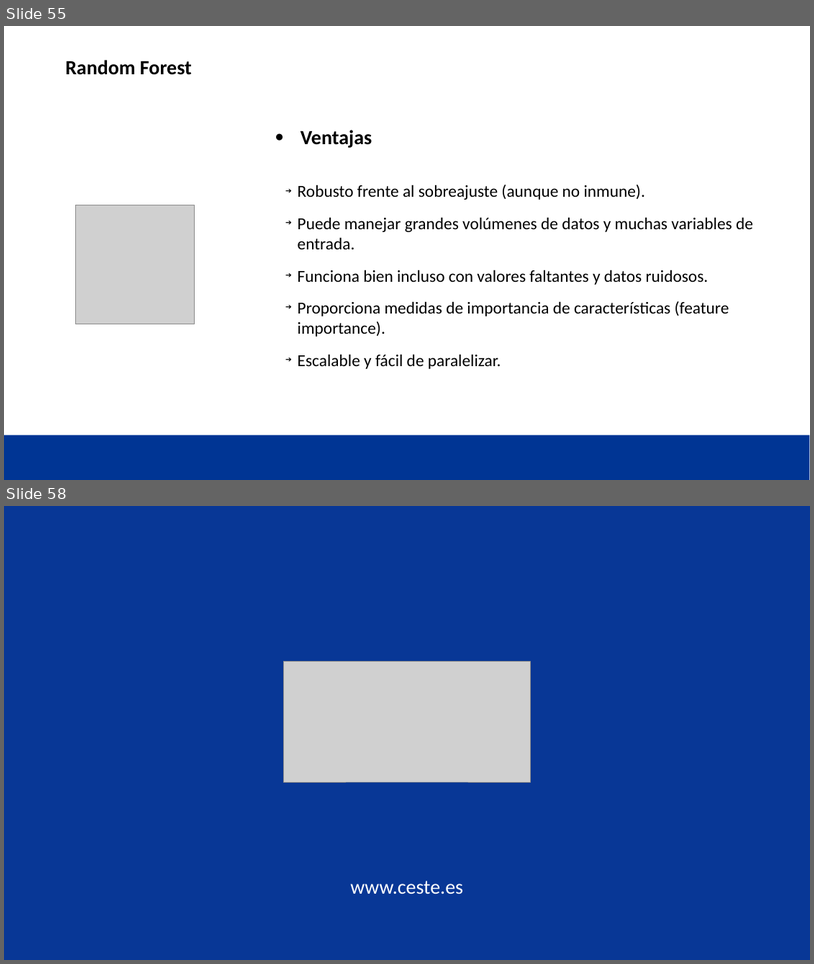
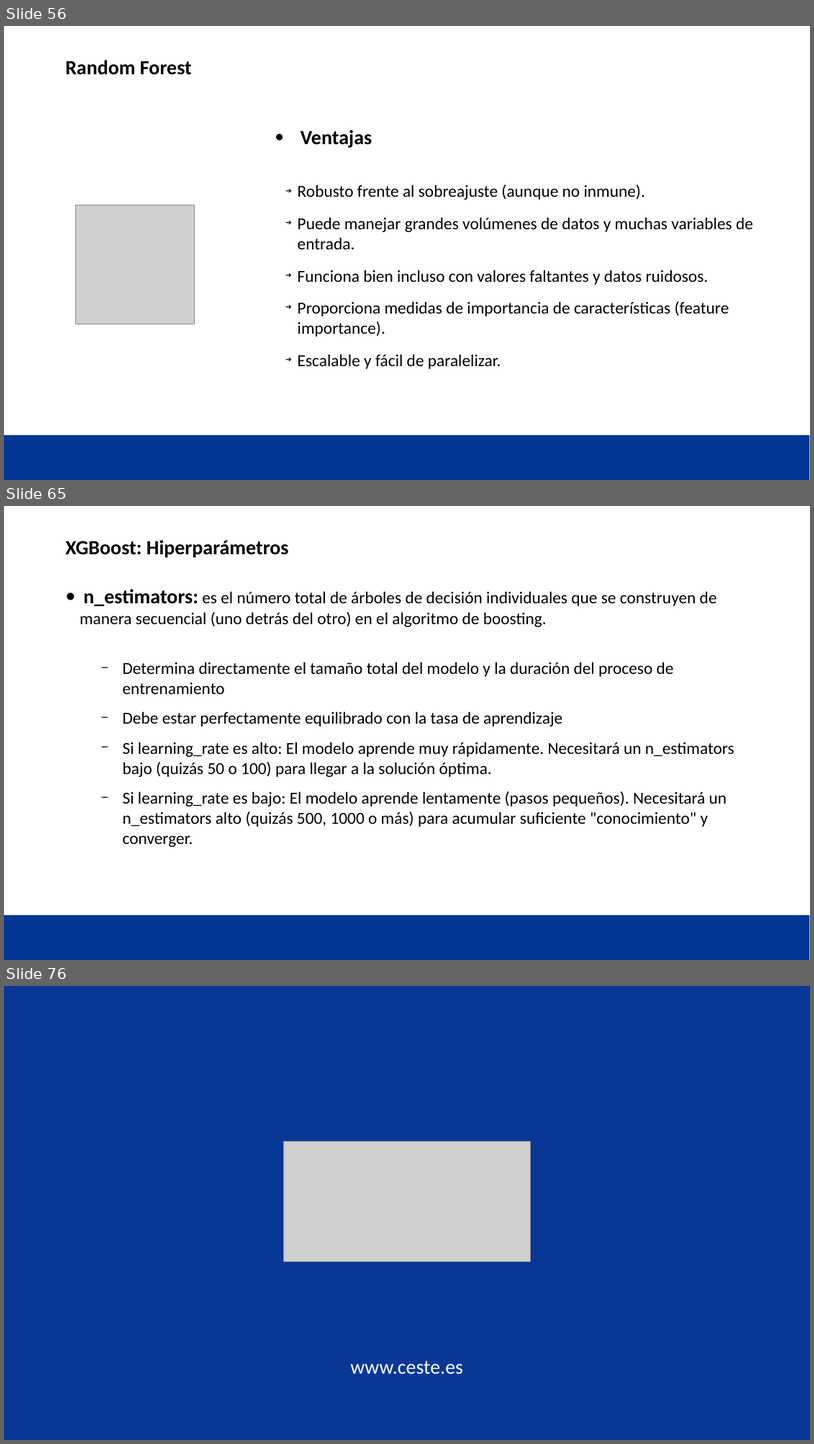
Before and after one commit to JavierRabal/CirceMachineLearning, a slide deck: Supervisado/Supervisado 2.pptx. Shown one above the other, each under a label of ours: slides 55 and 58 before the commit, slides 56, 65 and 76 after it; the slides between them are not shown. The pictures are 814x964 and 814x1444 pixels, drawn with LibreOffice and Linux fonts; fonts in the diff are those of the drawing; grey boxes stand for pictures; background and template pictures are left out. Boxes give left, top, right and bottom in pixels: in the first picture for what was removed or moved away, otherwise in the second. Text is boxed around its words. In the diff, an @@ line names an element or a change of style, - is before the commit and + after.

```diff
--- a/Supervisado/Supervisado 2.pptx
+++ b/Supervisado/Supervisado 2.pptx
@@ slide 65 added at <box>4,506,810,960</box>, background #FFFFFF; not listed: 1 template element that a slide beside it also shows @@
@@ title added at <box>65,540,289,558</box>, 24 pt, text #000000, bold @@
+XGBoost: Hiperparámetros
@@ text added at <box>80,589,735,847</box>, 20 pt, text #000000 @@
+● n_estimators: es el número total de árboles de decisión individuales que se construyen de manera secuencial (uno detrás del otro) en el algoritmo de boosting.
+  − Determina directamente el tamaño total del modelo y la duración del proceso de entrenamiento
+  − Debe estar perfectamente equilibrado con la tasa de aprendizaje
+  − Si learning_rate es alto: El modelo aprende muy rápidamente. Necesitará un n_estimators bajo (quizás 50 o 100) para llegar a la solución óptima.
+  − Si learning_rate es bajo: El modelo aprende lentamente (pasos pequeños). Necesitará un n_estimators alto (quizás 500, 1000 o más) para acumular suficiente "conocimiento" y converger.
@@ what was slide 55 is now slide 56 @@
@@ what was slide 58 is now slide 76 @@
```
Also in this commit, not shown: 17 other slides added, 1 other file.
